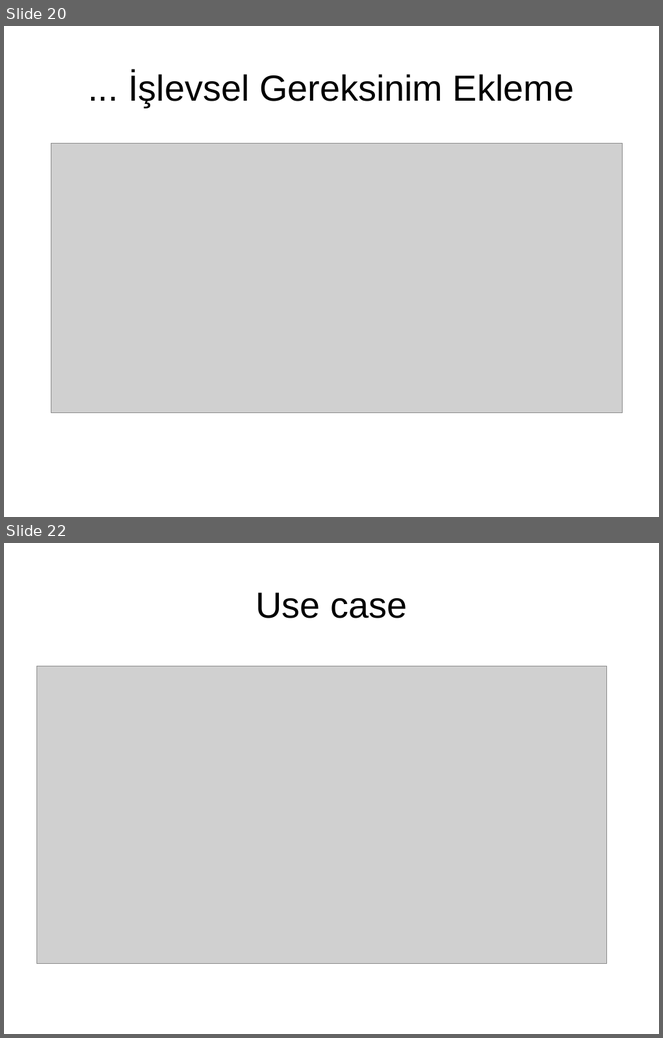
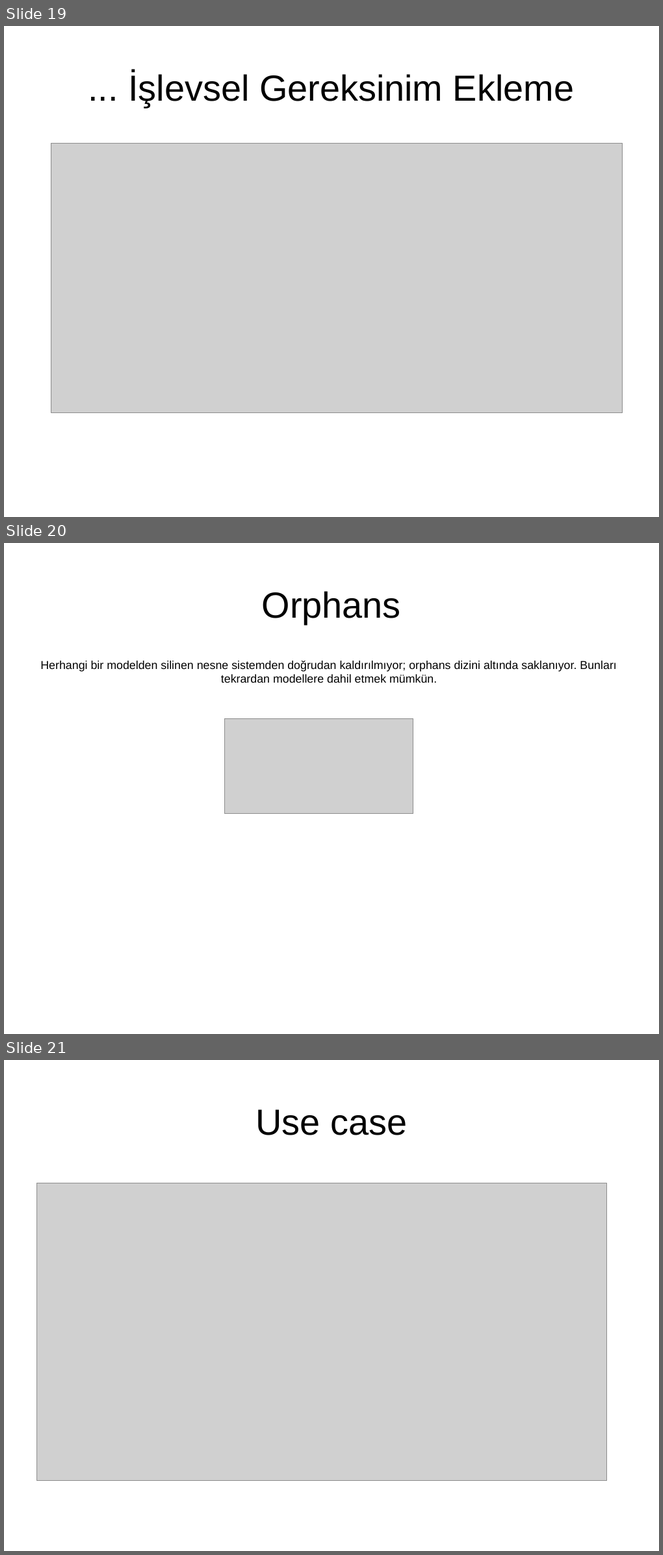
Before and after one commit to pars-linux/uludag, a slide deck: playground/mehmet/unicase2.odp. Shown one above the other, each under a label of ours: slides 20 and 22 before the commit, slides 19, 20 and 21 after it; the slides between them are not shown. The pictures are 663x1038 and 663x1555 pixels, drawn with LibreOffice and Linux fonts; fonts in the diff are those of the drawing; grey boxes stand for pictures. Boxes give left, top, right and bottom in pixels: in the first picture for what was removed or moved away, otherwise in the second. Text is boxed around its words. In the diff, an @@ line names an element or a change of style, - is before the commit and + after.

```diff
--- a/playground/mehmet/unicase2.odp
+++ b/playground/mehmet/unicase2.odp
@@ slide 20 added at bbox=[4, 543, 659, 1034], background #FFFFFF @@
@@ title added at bbox=[262, 591, 401, 624], 44 pt, text #000000 @@
+Orphans
@@ title added at bbox=[40, 661, 616, 683], 14 pt, text #000000 @@
+Herhangi bir modelden silinen nesne sistemden doğrudan kaldırılmıyor; orphans dizini altında saklanıyor. Bunları tekrardan modellere dahil etmek mümkün.
@@ picture added at bbox=[224, 719, 414, 813] @@
@@ what was slide 20 is now slide 19 @@
@@ what was slide 22 is now slide 21 @@
```
Also in this commit, not shown: 8 slides changed, 5 other slides added, 7 slides removed, 1 other file.
